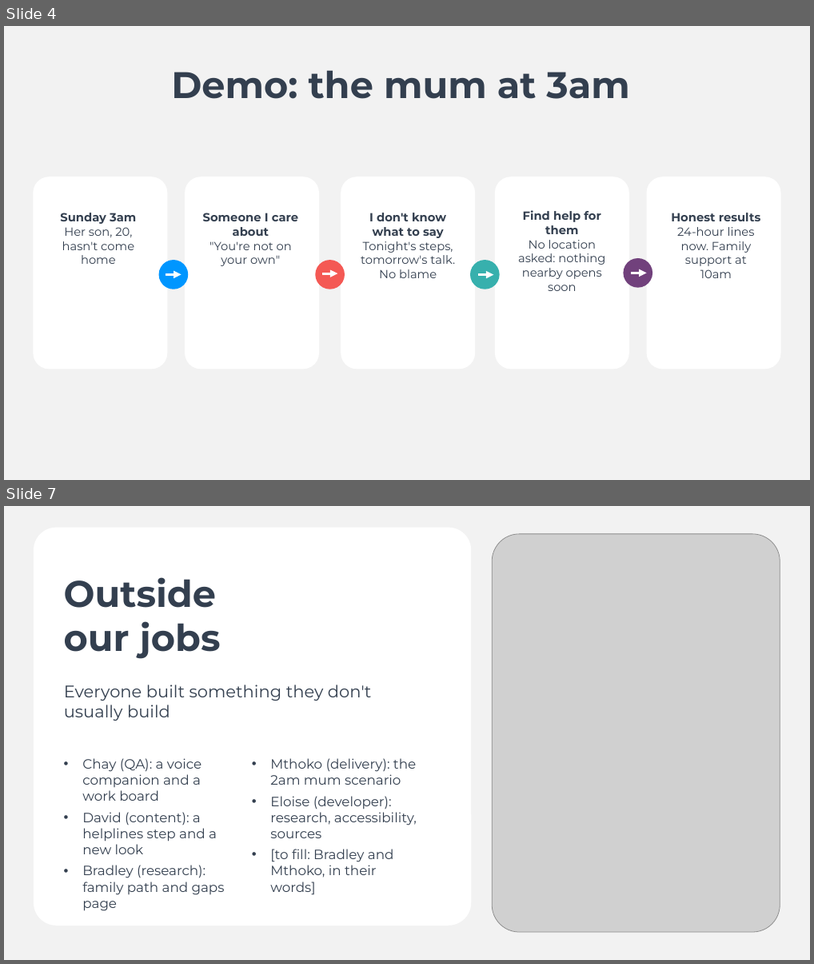
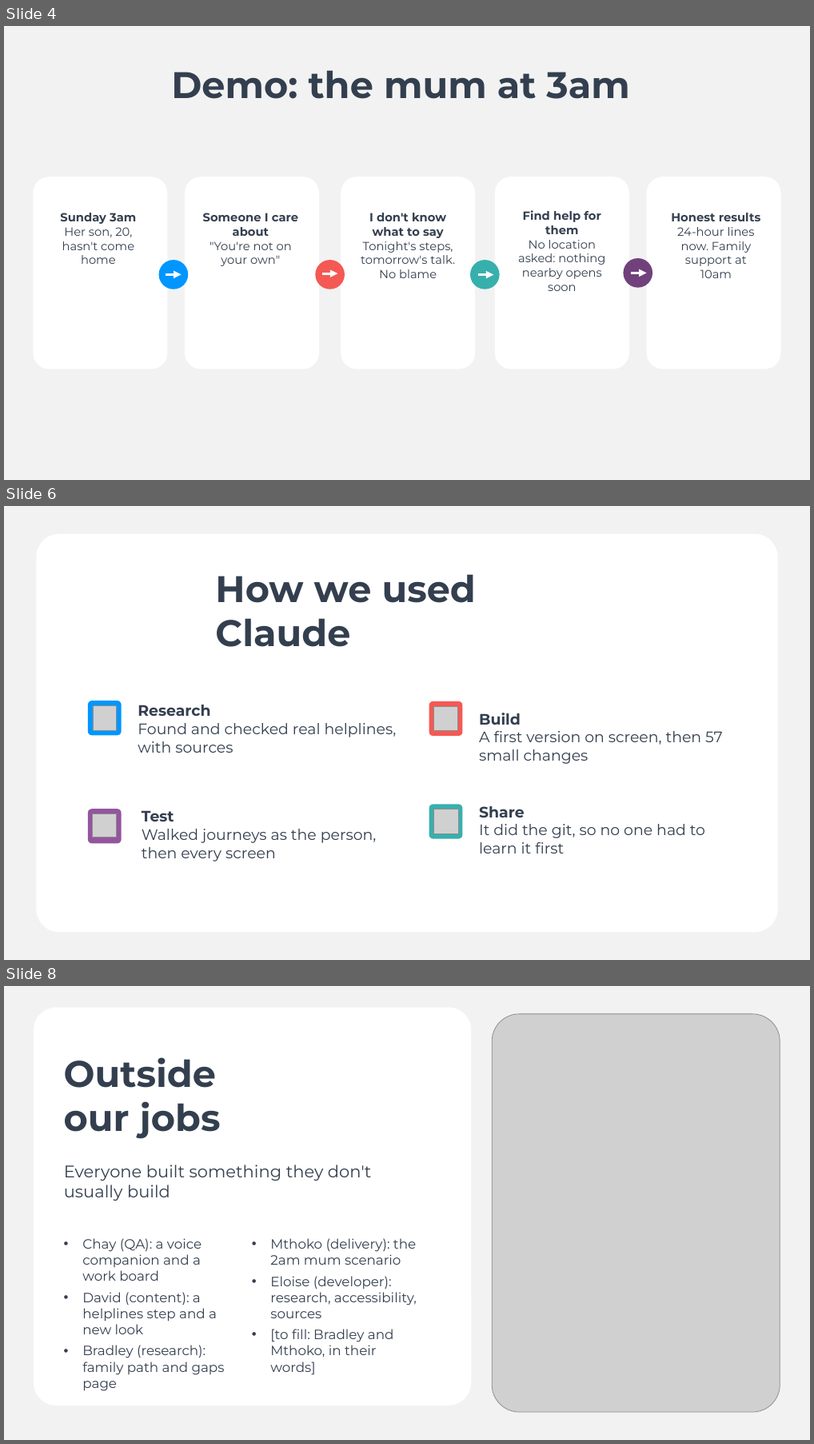
Before and after one commit to Mercator-Innovation/Innovation-Hackathon-Squad-G, a slide deck: show-and-tell/Gusto showcase deck.pptx. Shown one above the other, each under a label of ours: slides 4 and 7 before the commit, slides 4, 6 and 8 after it; the slides between them are not shown. The pictures are 814x964 and 814x1444 pixels, drawn with LibreOffice and Linux fonts; fonts in the diff are those of the drawing; grey boxes stand for pictures. Boxes give left, top, right and bottom in pixels: in the first picture for what was removed or moved away, otherwise in the second. Text is boxed around its words. In the diff, an @@ line names an element or a change of style, - is before the commit and + after.

```diff
--- a/show-and-tell/Gusto showcase deck.pptx
+++ b/show-and-tell/Gusto showcase deck.pptx
@@ slide 6 added at <box>4,506,810,960</box>, background #FFFFFF @@
@@ rectangle added at <box>4,506,810,960</box>, fill #F2F2F2 @@
@@ rounded rectangle added at <box>36,534,778,932</box>, fill #FFFFFF @@
@@ text added at <box>215,574,476,647</box>, 44 pt, text #333F50, bold @@
+How we used Claude
@@ rounded rectangle added at <box>88,700,122,735</box>, fill #0096FF @@
@@ picture added at <box>93,706,117,731</box> @@
@@ text added at <box>138,704,397,752</box>, 18 pt, text #333F50 @@
+Research
+Found and checked real helplines, with sources
@@ rounded rectangle added at <box>430,701,462,736</box>, fill #F45954 @@
@@ picture added at <box>434,707,458,731</box> @@
@@ text added at <box>479,712,723,760</box>, 18 pt, text #333F50 @@
+Build
+A first version on screen, then 57 small changes
@@ rounded rectangle added at <box>88,808,122,843</box>, fill #94559F @@
@@ picture added at <box>92,813,117,837</box> @@
@@ text added at <box>142,810,377,861</box>, 18 pt, text #333F50 @@
+Test
+Walked journeys as the person, then every screen
@@ rounded rectangle added at <box>430,804,462,839</box>, fill #37B0AD @@
@@ picture added at <box>434,808,458,833</box> @@
@@ text added at <box>479,806,706,853</box>, 18 pt, text #333F50 @@
+Share
+It did the git, so no one had to learn it first
@@ what was slide 7 is now slide 8 @@
```
Also in this commit, not shown: 3 slides changed, 2 other files.
